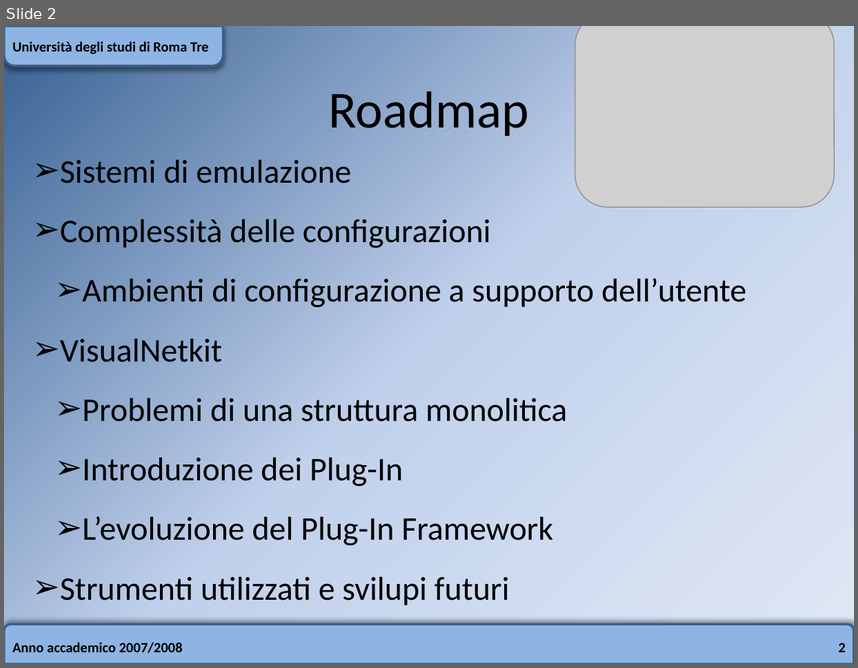
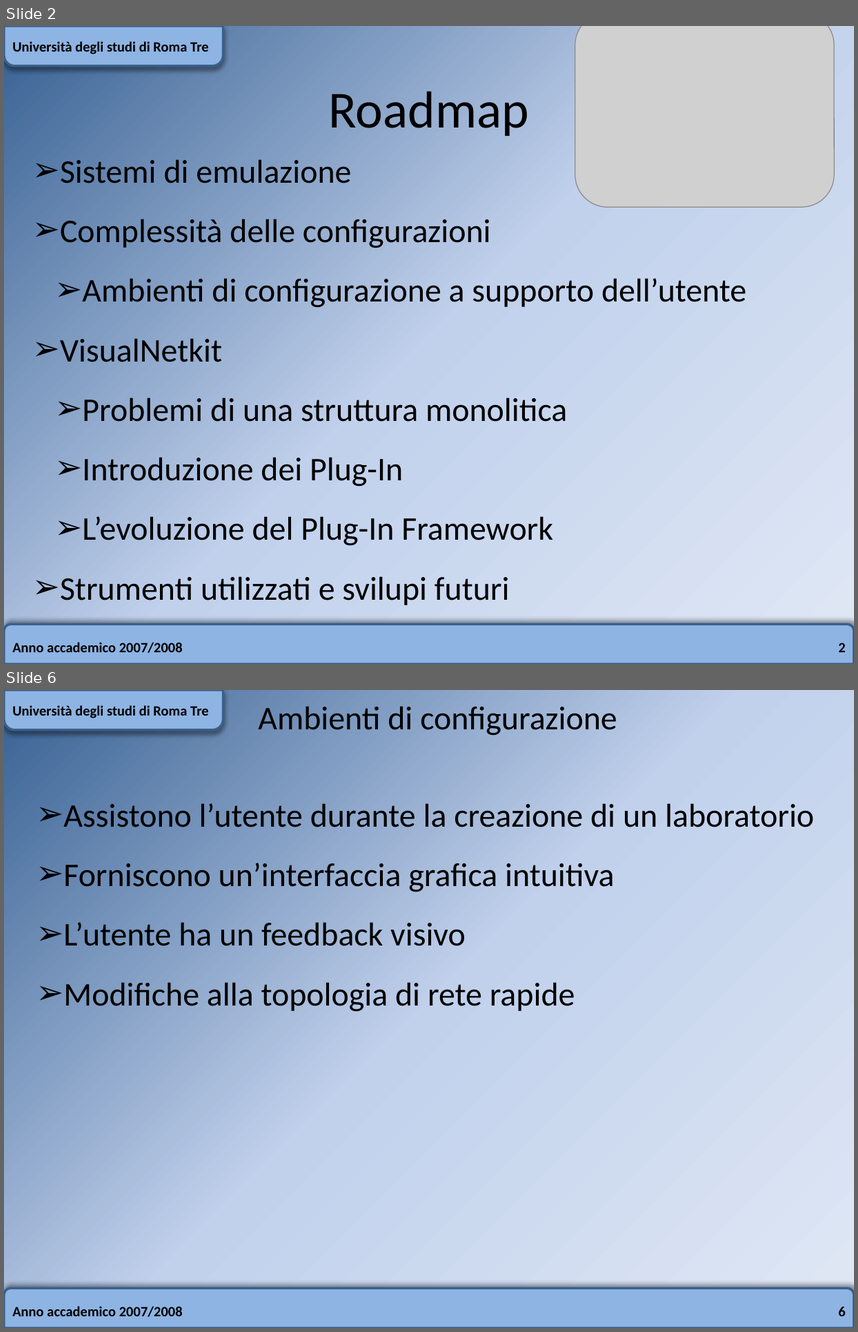
Before and after one commit to slux83/visual-netkit, a slide deck: thesis_adf/presentazione_tesi/presentazione.pptx. Shown one above the other, each under a label of ours: slide 2 before the commit, slides 2 and 6 after it; the slides between them are not shown. The pictures are 858x668 and 858x1332 pixels, drawn with LibreOffice and Linux fonts; fonts in the diff are those of the drawing; grey boxes stand for pictures. Boxes give left, top, right and bottom in pixels: in the first picture for what was removed or moved away, otherwise in the second. Text is boxed around its words. In the diff, an @@ line names an element or a change of style, - is before the commit and + after.

```diff
--- a/thesis_adf/presentazione_tesi/presentazione.pptx
+++ b/thesis_adf/presentazione_tesi/presentazione.pptx
@@ slide 6 added at (x1=4, y1=690, x2=854, y2=1328), background gradient #376092 to #C2D1ED to #E1E8F5; not listed: 2 template elements that a slide beside it also shows @@
@@ text added at (x1=12, y1=705, x2=209, y2=718), 12 pt, text #000000, bold @@
+Università degli studi di Roma Tre
@@ title added at (x1=258, y1=706, x2=617, y2=736), 28 pt, text #000000 @@
+  Ambienti di configurazione
@@ text added at (x1=63, y1=803, x2=814, y2=1012), 28 pt, text #000000 @@
+➢ Assistono l’utente durante la creazione di un laboratorio
+➢ Forniscono un’interfaccia grafica intuitiva
+➢ L’utente ha un feedback visivo
+➢ Modifiche alla topologia di rete rapide
@@ text added at (x1=12, y1=1305, x2=183, y2=1317), 12 pt, text #000000, bold @@
+Anno accademico 2007/2008
@@ page number added at (x1=838, y1=1306, x2=845, y2=1316), 12 pt, text #000000, bold @@
+6
```
Also in this commit, not shown: 2 slides changed, 5 other slides added.
